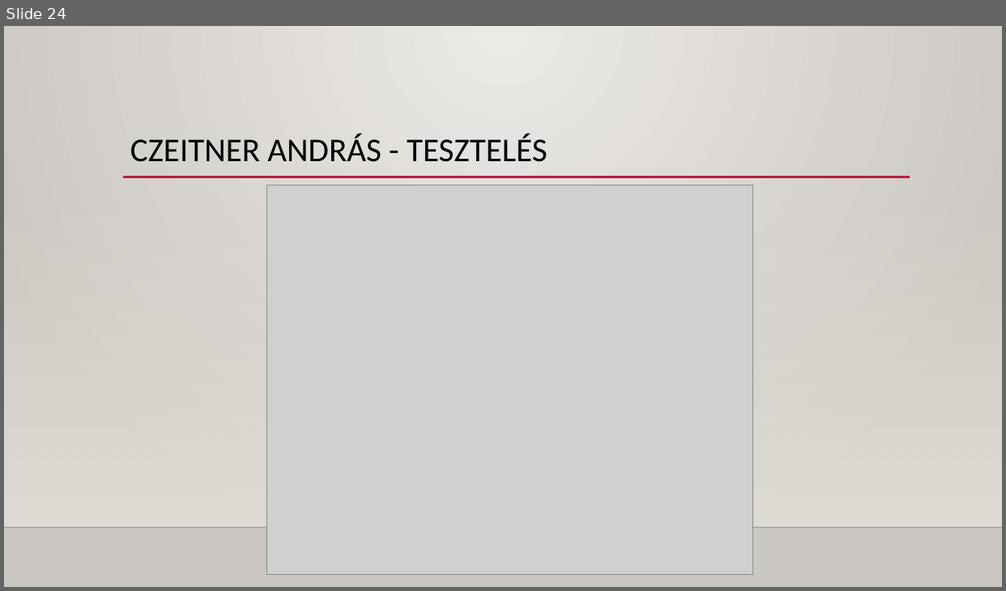
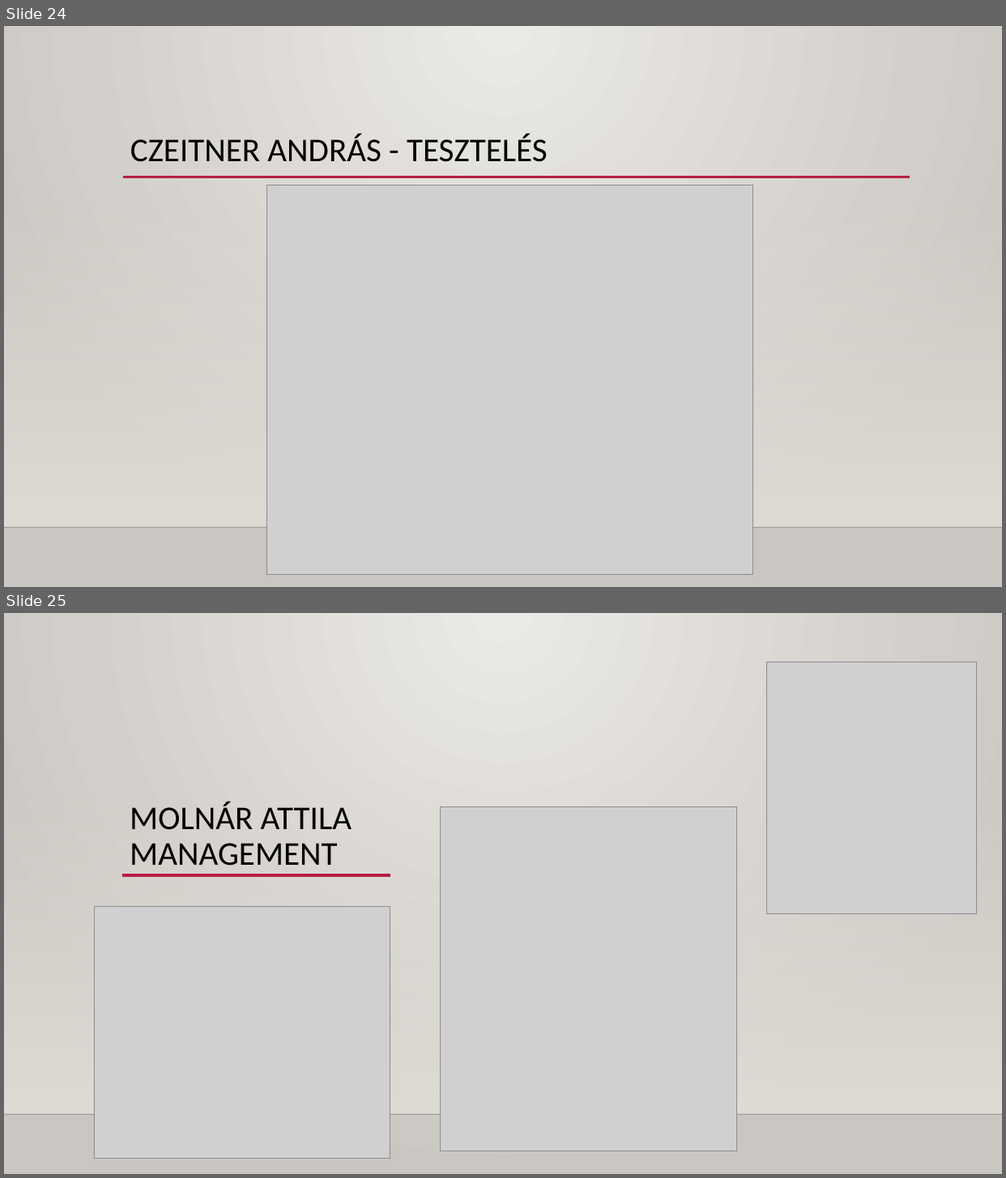
Before and after one commit to Dlevy004/kanban-webapp, a slide deck: Kanban webapp - Buborék együttes.pptx. Shown one above the other, each under a label of ours: slide 24 before the commit, slides 24 and 25 after it. The pictures are 1006x591 and 1006x1178 pixels, drawn with LibreOffice and Linux fonts; fonts in the diff are those of the drawing; grey boxes stand for pictures; background and template pictures are left out. Boxes give left, top, right and bottom in pixels: in the first picture for what was removed or moved away, otherwise in the second. Text is boxed around its words. In the diff, an @@ line names an element or a change of style, - is before the commit and + after.

```diff
--- a/Kanban webapp - Buborék együttes.pptx
+++ b/Kanban webapp - Buborék együttes.pptx
@@ slide 25 added at (x1=4, y1=613, x2=1002, y2=1174), background gradient #ECEAE7 to #CAC7C1; not listed: 2 template elements that a slide beside it also shows @@
@@ picture added at (x1=767, y1=662, x2=976, y2=914) @@
@@ title added at (x1=130, y1=802, x2=351, y2=866), 32 pt, text #000000 @@
+MOLNÁR ATTILA MANAGEMENT
@@ picture added at (x1=441, y1=807, x2=737, y2=1152) @@
@@ line added from (122, 875) to (390, 875), #B71E42 2.5 pt @@
@@ picture added at (x1=95, y1=906, x2=390, y2=1159) @@
```
Also in this commit, not shown: 4 other slides added.
